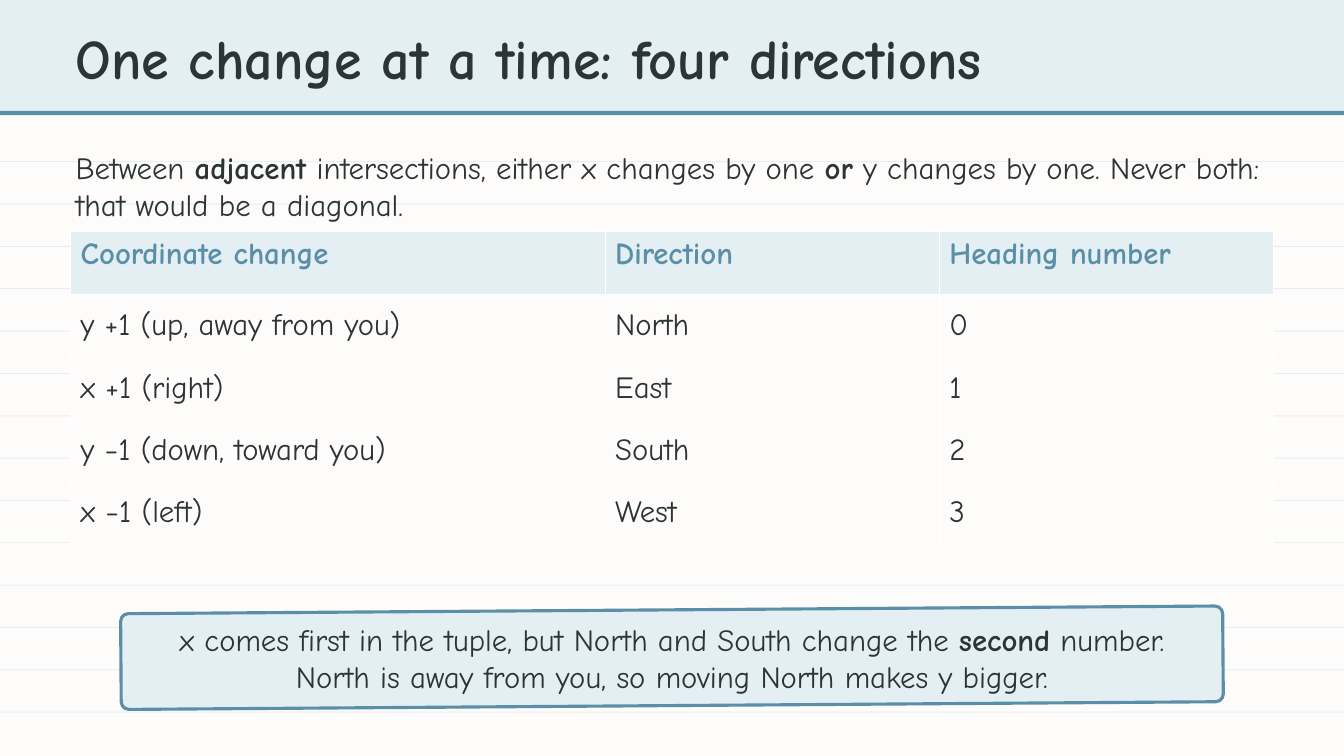
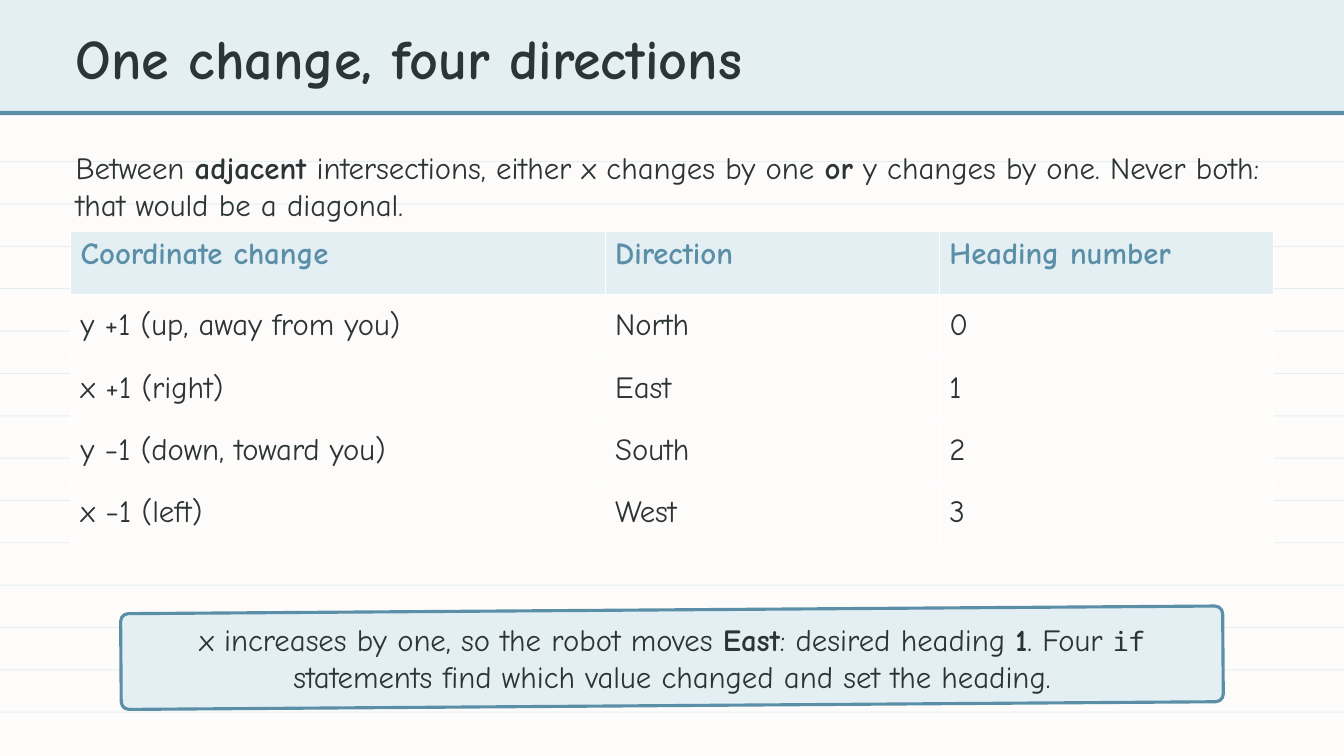
Before and after one commit to bradamiller/LearningPython, a slide deck: slide 3 of static/slides/module-04-manhattan/module-4-lesson-06-the-challenge-of-turning.pptx. Drawn at 1344x756 pixels with LibreOffice and Linux fonts; fonts in the diff are those of the drawing. Boxes give left, top, right and bottom in pixels: in the first picture for what was removed or moved away, otherwise in the second. Text is boxed around its words. In the diff, an @@ line names an element or a change of style, - is before the commit and + after.

```diff
--- a/static/slides/module-04-manhattan/module-4-lesson-06-the-challenge-of-turning.pptx
+++ b/static/slides/module-04-manhattan/module-4-lesson-06-the-challenge-of-turning.pptx
@@ text at bbox=[76, 41, 742, 89]: text changed @@
-One change at a time: four directions
+One change, four directions
@@ text at bbox=[199, 630, 1145, 694]: text changed @@
-x comes first in the tuple, but North and South change the second number. North is away from you, so moving North makes y bigger.
+x increases by one, so the robot moves East: desired heading 1. Four if statements find which value changed and set the heading.
```
Also in this commit, not shown: 1 other slide changed, 2 other files.
